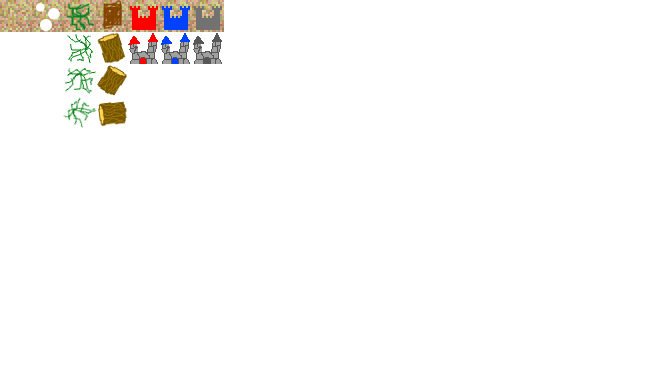
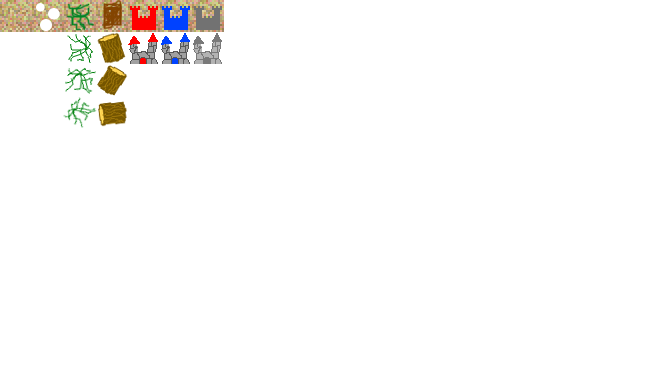
Layers edited between the first and the second w=672, h=384 image:
added layer "Pasted Layer#2" (80%) above "Pasted Layer#1" over [193,33,222,64]
painted on "Castles" over [193,33,222,64]
